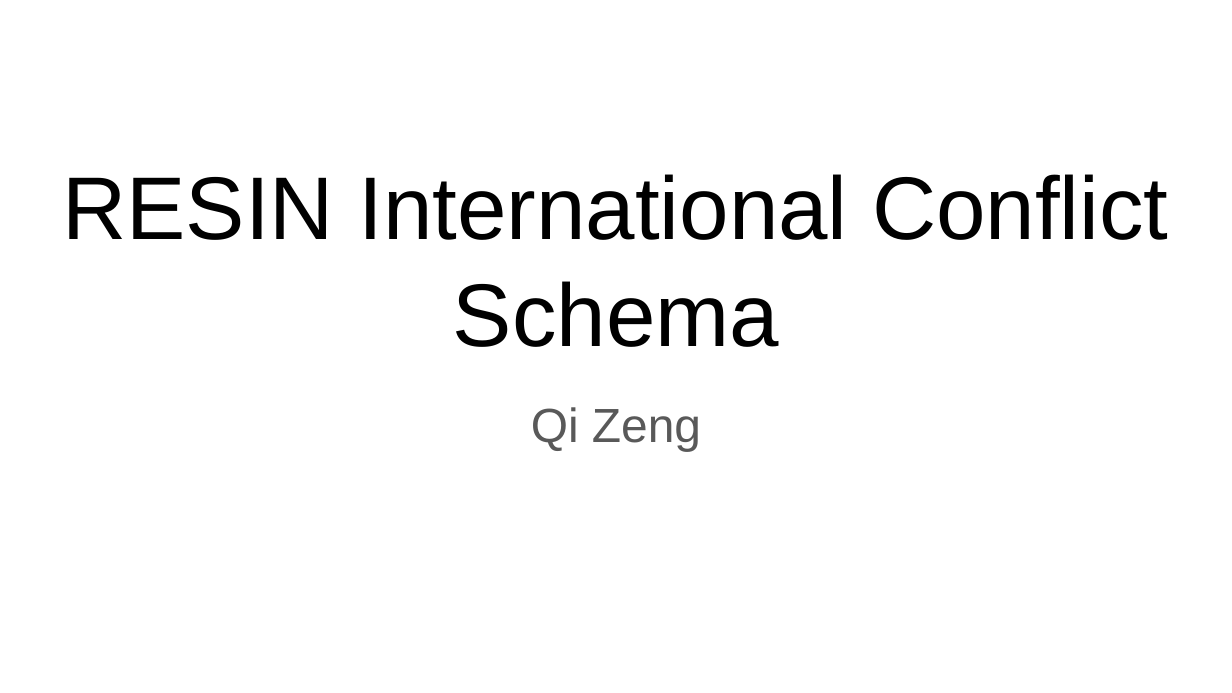
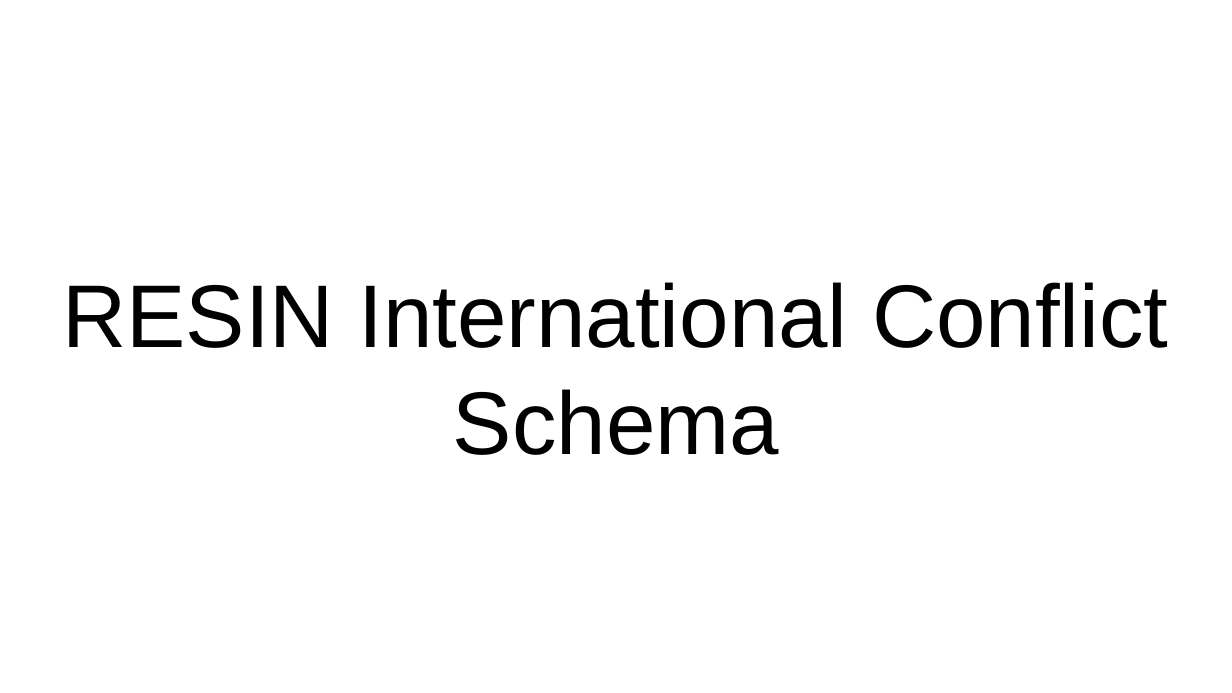
Before and after one commit to RESIN-KAIROS/schemalib, a slide deck: slide 1 of hrf/international_conflict.pptx. Drawn at 1232x693 pixels with LibreOffice and Linux fonts; fonts in the diff are those of the drawing. Boxes give left, top, right and bottom in pixels: in the first picture for what was removed or moved away, otherwise in the second. Text is boxed around its words. In the diff, an @@ line names an element or a change of style, - is before the commit and + after.

Commit message:
update international conflict slides

```diff
--- a/hrf/international_conflict.pptx
+++ b/hrf/international_conflict.pptx
@@ title "RESIN International Conflict Schema": place and size @@
-title "RESIN International Conflict Schema" at (63,174,1168,347)
+title "RESIN International Conflict Schema" at (63,282,1168,455)
@@ subtitle removed at (531,407,701,451) @@
-Qi Zeng
```
Also in this commit, not shown: 1 other slide changed, 8 slides added, 2 slides removed.
